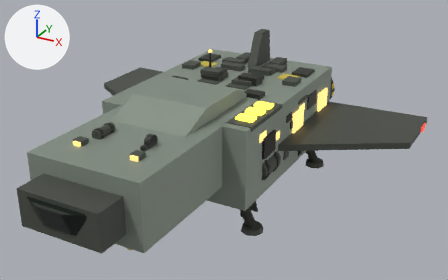
The glTF model ref/glb/shuttle-l.glb: old version first, new version second.
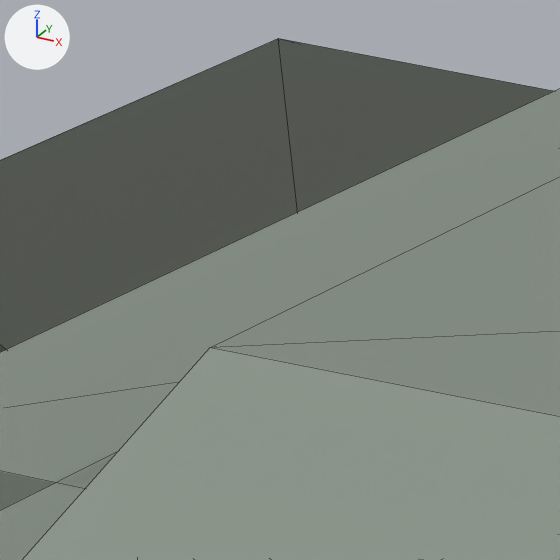
The first picture shows the older version from a camera (50 mm lens) standing at (3.62, -5.97, 3.88) and looking at (0.27, 0.11, 0.84). The close-ups show the older and then the newer version on the part from 26% to 37% of the width and 23% to 40% of the height of that picture. Only the edits that show in the close-ups are written down. The axes (+X, +Y, +Z) are drawn at upper left. The lights are the same throughout. The close-ups show mesh edges as thin lines. Where no turn or scale is listed for an object, it has been applied to the vertices.

Before the edit, the objects in view are built like this:
```python
me_mesh_0 = bpy.data.meshes.new('Mesh_0')
me_mesh_0.from_pydata(...)  # a box spanning x -0.95..0.95, y -1.3..1.3, z -0.47..0.47
me_mesh_0.materials.append(mat_hullplating)  # grey #8f9a8e
me_mesh_1 = bpy.data.meshes.new('Mesh_1')
me_mesh_1.from_pydata(...)  # a box spanning x -0.67..0.67, y -0.8..0.8, z -0.36..0.36
me_mesh_1.materials.append(mat_hullplating)  # grey #8f9a8e
me_mesh_2 = bpy.data.meshes.new('Mesh_2')
me_mesh_2.from_pydata(...)  # 8 vertices, 12 faces; spans x -0.47..0.47, y -0.81..0.81, z 0.0..0.21
me_mesh_2.materials.append(mat_hullplating)  # grey #8f9a8e
ob_canopyfairing = bpy.data.objects.new('canopyFairing', me_mesh_2)
ob_canopyfairing.location = (0.0, -0.371, 1.332)
ob_hullmain = bpy.data.objects.new('hullMain', me_mesh_0)
ob_hullmain.location = (0.0, 0.659, 0.897)
ob_hullnose = bpy.data.objects.new('hullNose', me_mesh_1)
ob_hullnose.location = (0.0, -1.321, 1.011)
# also in view: 'wingLeft' at (-1.62, 1.07, 0.85)
```
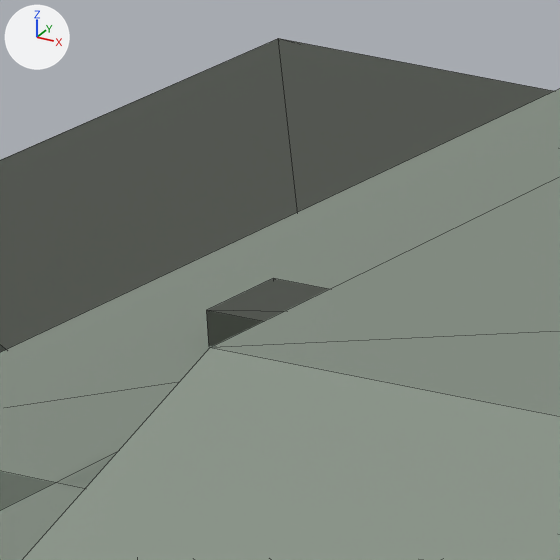
The change, as JSON lines over the scene's bpy script:
```json
{"op": "add", "block": "me_mesh_157_1", "code": ["me_mesh_157_1 = bpy.data.meshes.new('Mesh_157')", "me_mesh_157_1.from_pydata(...)  # a box spanning x -0.121..0.121, y -0.058..0.058, z -0.03..0.03", "me_mesh_157_1.materials.append(mat_hullpanel)  # dark grey #4f544c"]}
{"op": "add", "block": "ob_shuttleshiphullmaingreebletop9l", "code": ["ob_shuttleshiphullmaingreebletop9l = bpy.data.objects.new('shuttleShiphullMainGreebleTop9L', me_mesh_157_1)", "ob_shuttleshiphullmaingreebletop9l.location = (-0.653, -0.182, 1.381)"]}
```

Changed parts and their boxes (x1, y1, x2, y2) in the close-ups (560 x 560 px):
```json
{"object": "shuttleShiphullMainGreebleTop9L", "change": "added", "after": [206, 278, 329, 346]}
```
